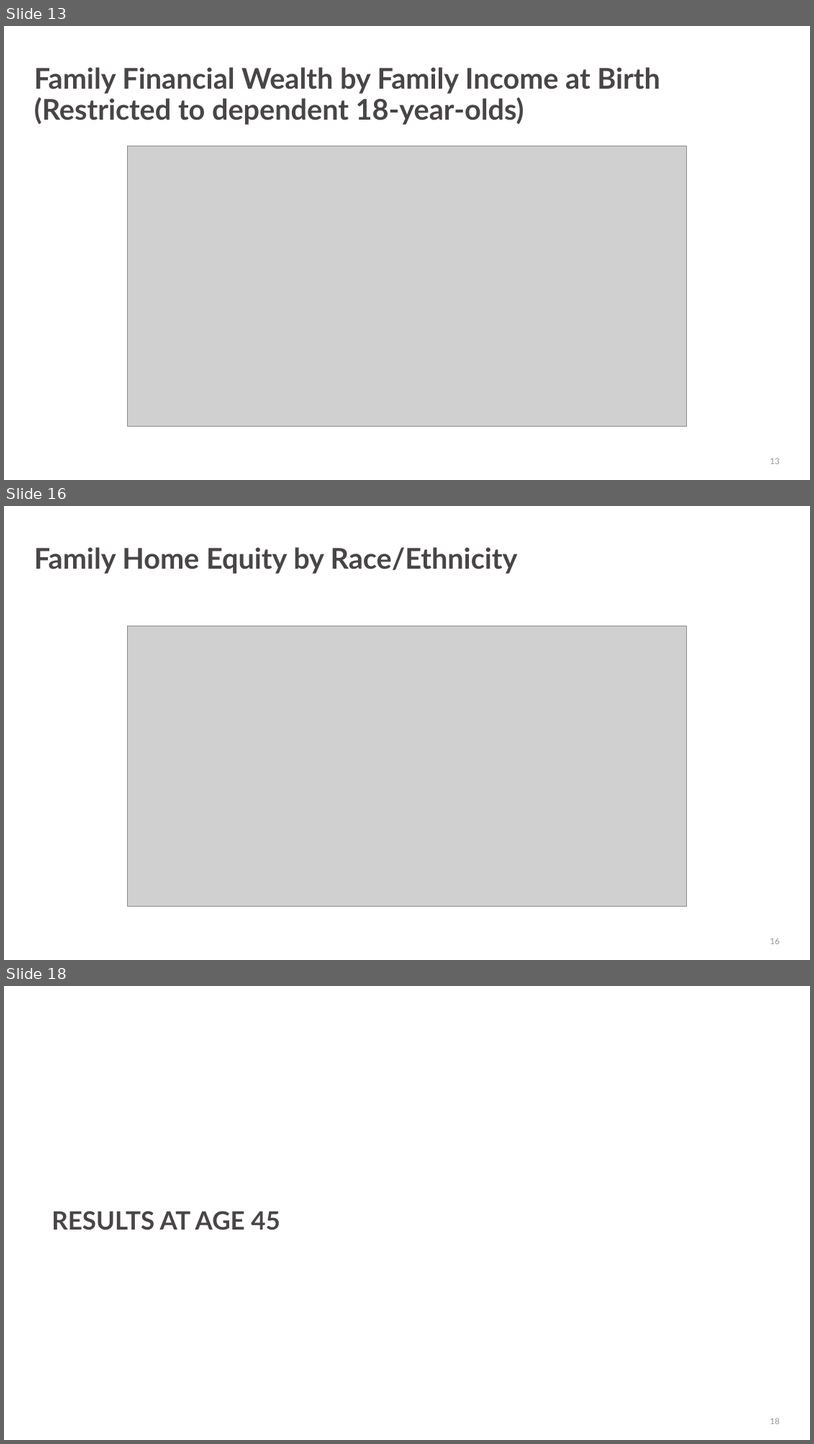
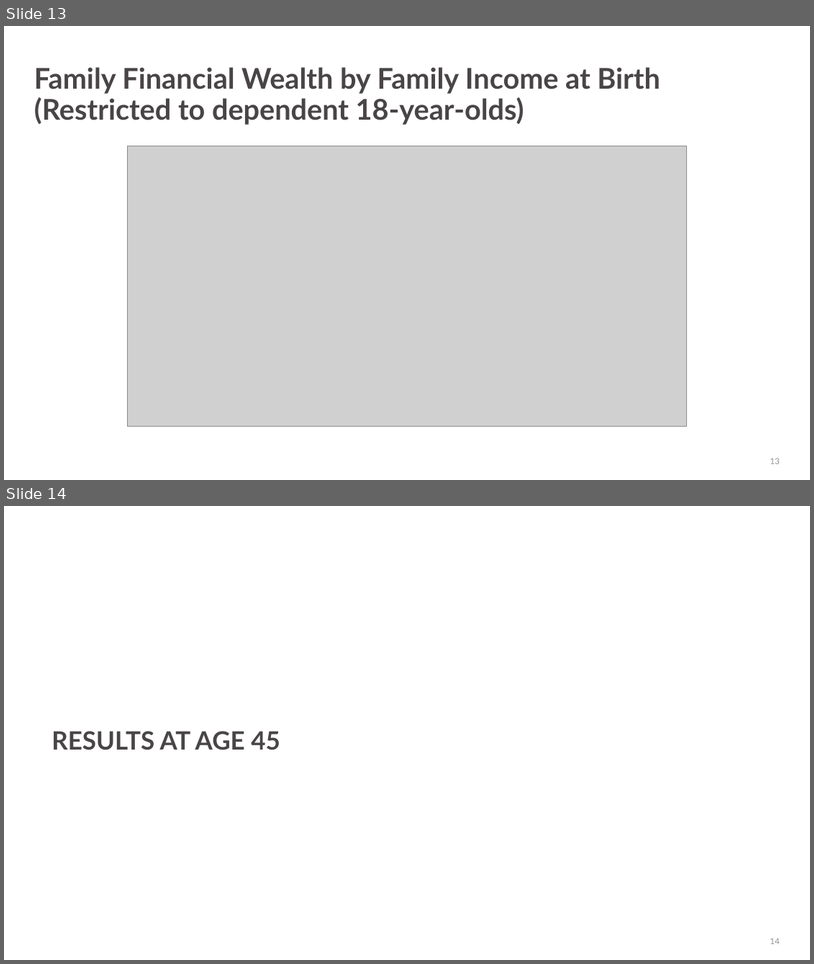
Before and after one commit to UI-Research/baby-bonds, a slide deck: Presentations/2024-07-25/BabyBonds-2024-07-25.pptx. Shown one above the other, each under a label of ours: slides 13, 16 and 18 before the commit, slides 13 and 14 after it; the slides between them are not shown. The pictures are 814x1444 and 814x964 pixels, drawn with LibreOffice and Linux fonts; fonts in the diff are those of the drawing; grey boxes stand for pictures; background and template pictures are left out. Boxes give left, top, right and bottom in pixels: in the first picture for what was removed or moved away, otherwise in the second. Text is boxed around its words. In the diff, an @@ line names an element or a change of style, - is before the commit and + after.

Commit message:
Removes a few charts and updates the title slide.

```diff
--- a/Presentations/2024-07-25/BabyBonds-2024-07-25.pptx
+++ b/Presentations/2024-07-25/BabyBonds-2024-07-25.pptx
@@ slide 16 removed at (4,506,810,960), background #FFFFFF @@
@@ title removed at (34,547,518,574) @@
-Family Home Equity by Race/Ethnicity
@@ picture removed at (127,626,687,906) @@
@@ page number removed at (770,938,779,944) @@
-16
@@ what was slide 18 is now slide 14 @@
@@ page number at (770,938,779,944): text changed @@
-18
+14
```
Also in this commit, not shown: 1 slide added, 4 other slides removed, 2 other files.
